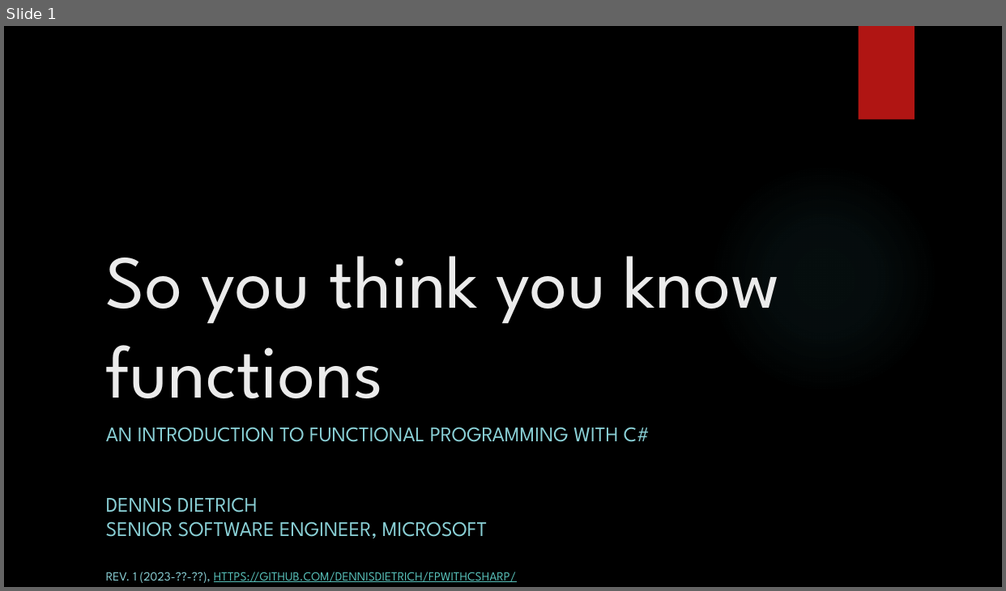
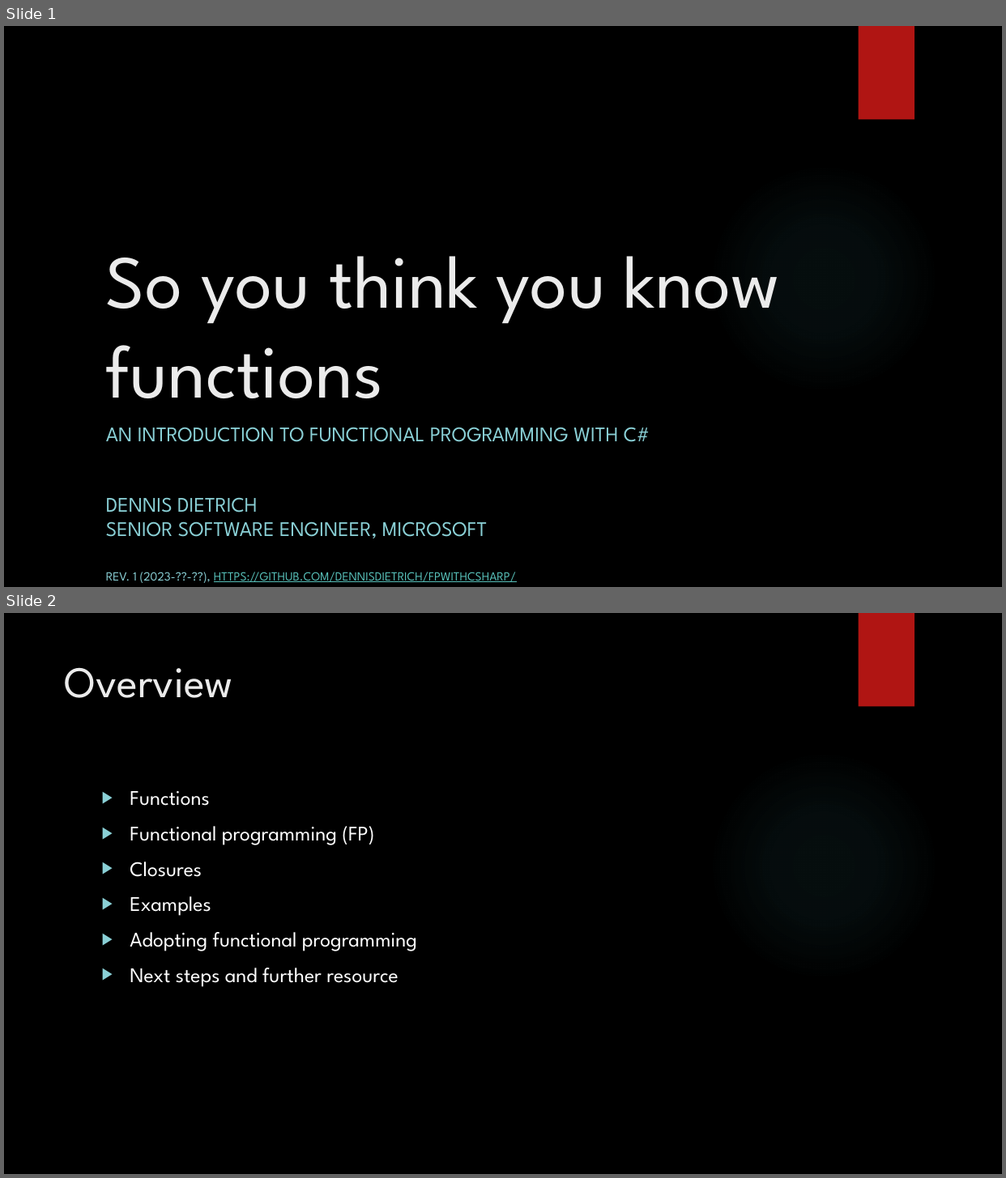
Before and after one commit to dennisdietrich/FpWithCSharp, a slide deck: doc/Introduction to FP with C#.pptx. Shown one above the other, each under a label of ours: slide 1 before the commit, slides 1 and 2 after it. The pictures are 1006x591 and 1006x1178 pixels, drawn with LibreOffice and Linux fonts; fonts in the diff are those of the drawing; background and template pictures are left out. Boxes give left, top, right and bottom in pixels: in the first picture for what was removed or moved away, otherwise in the second. Text is boxed around its words. In the diff, an @@ line names an element or a change of style, - is before the commit and + after.

```diff
--- a/doc/Introduction to FP with C#.pptx
+++ b/doc/Introduction to FP with C#.pptx
@@ slide 2 added at (4, 613, 1002, 1174), background picture (left out); not listed: 2 template elements that a slide beside it also shows @@
@@ title added at (65, 667, 234, 698), 42 pt, text #EBEBEB @@
+Overview
@@ text added at (130, 791, 417, 987), 20 pt, text #FFFFFF @@
+▶ Functions
+▶ Functional programming (FP)
+▶ Closures
+▶ Examples
+▶ Adopting functional programming
+▶ Next steps and further resource
```
Also in this commit, not shown: 18 other slides added.
